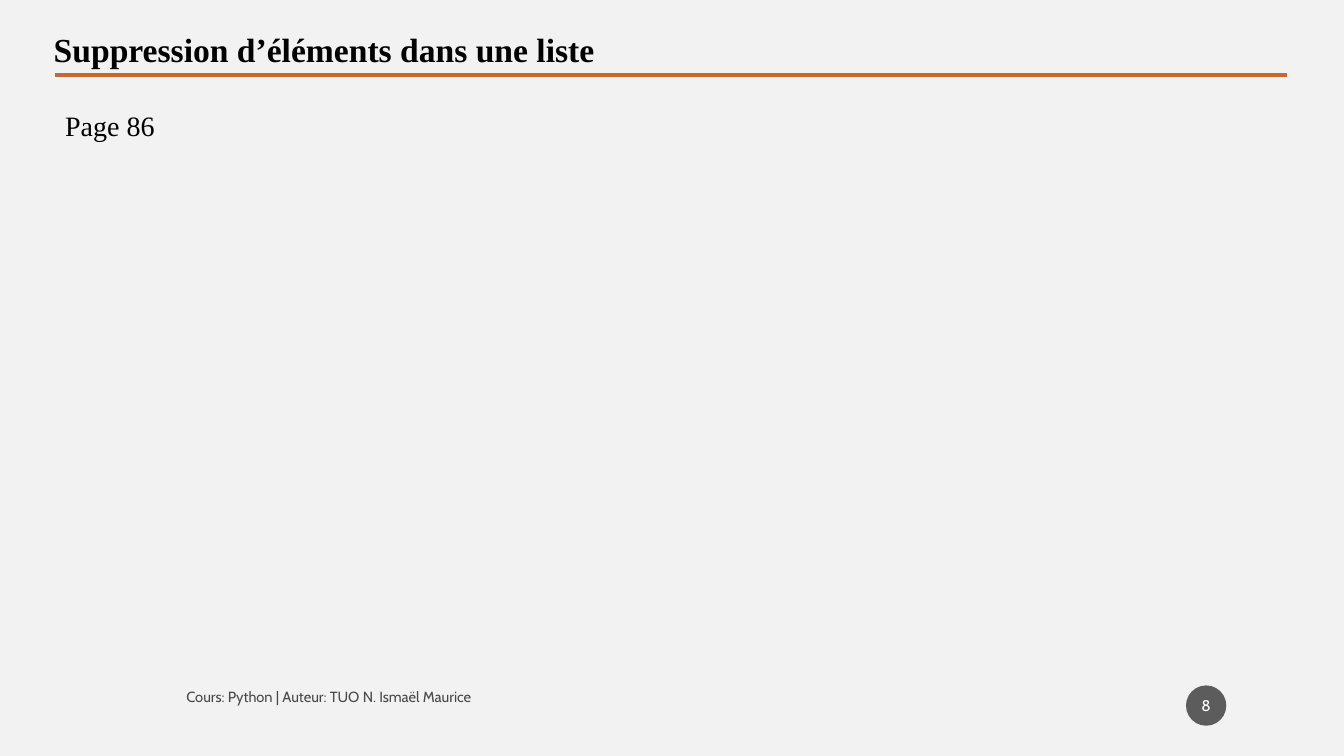
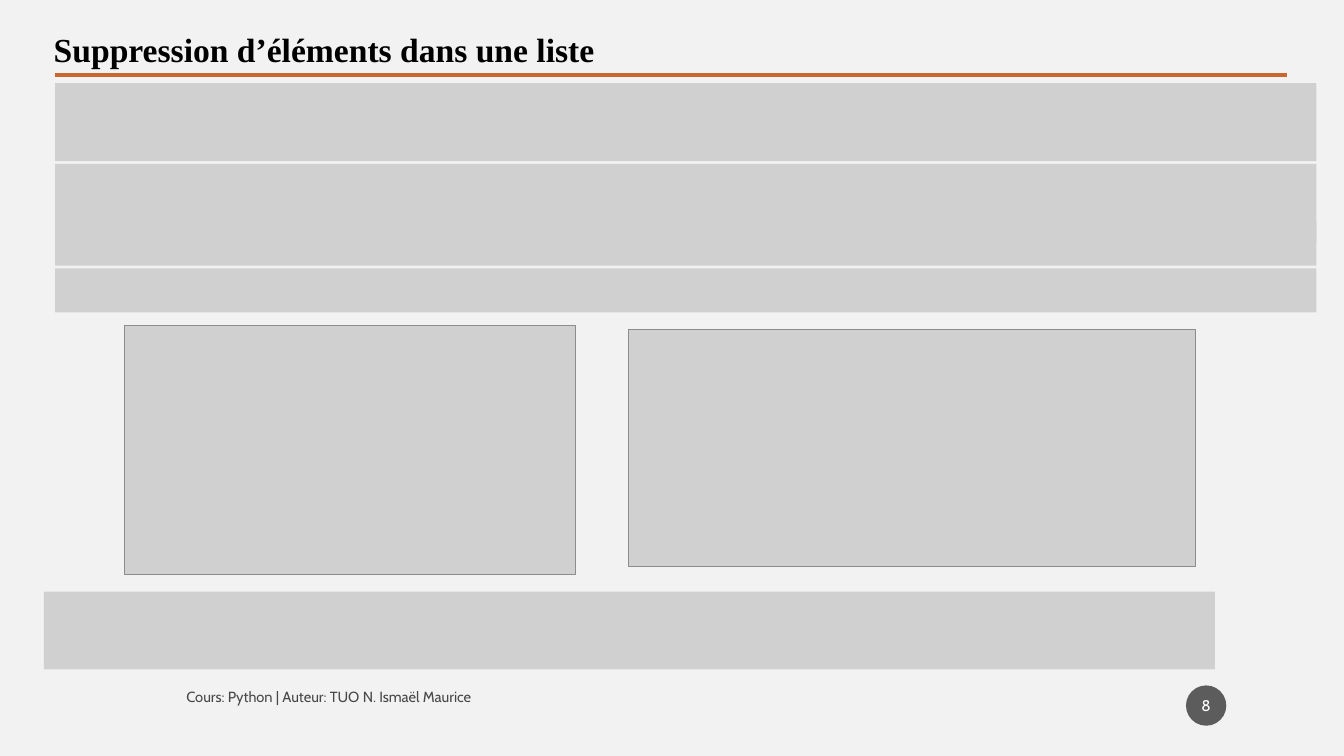
Before and after one commit to tisma95/cours-python, a slide deck: slide 8 of source/Chapitre 9 - Les listes.pptx. Drawn at 1344x756 pixels with LibreOffice and Linux fonts; fonts in the diff are those of the drawing; grey boxes stand for pictures. Boxes give left, top, right and bottom in pixels: in the first picture for what was removed or moved away, otherwise in the second. Text is boxed around its words. In the diff, an @@ line names an element or a change of style, - is before the commit and + after.

```diff
--- a/source/Chapitre 9 - Les listes.pptx
+++ b/source/Chapitre 9 - Les listes.pptx
@@ picture added at (55,83,1317,160) @@
@@ text removed at (65,117,155,142) @@
-Page 86
@@ picture added at (55,164,1317,242) @@
@@ picture added at (55,222,1317,266) @@
@@ picture added at (55,268,1317,313) @@
@@ picture added at (124,325,576,574) @@
@@ picture added at (629,330,1196,567) @@
@@ picture added at (43,592,1215,669) @@
```
Also in this commit, not shown: 6 other slides changed, 3 slides added, 3 other files.
